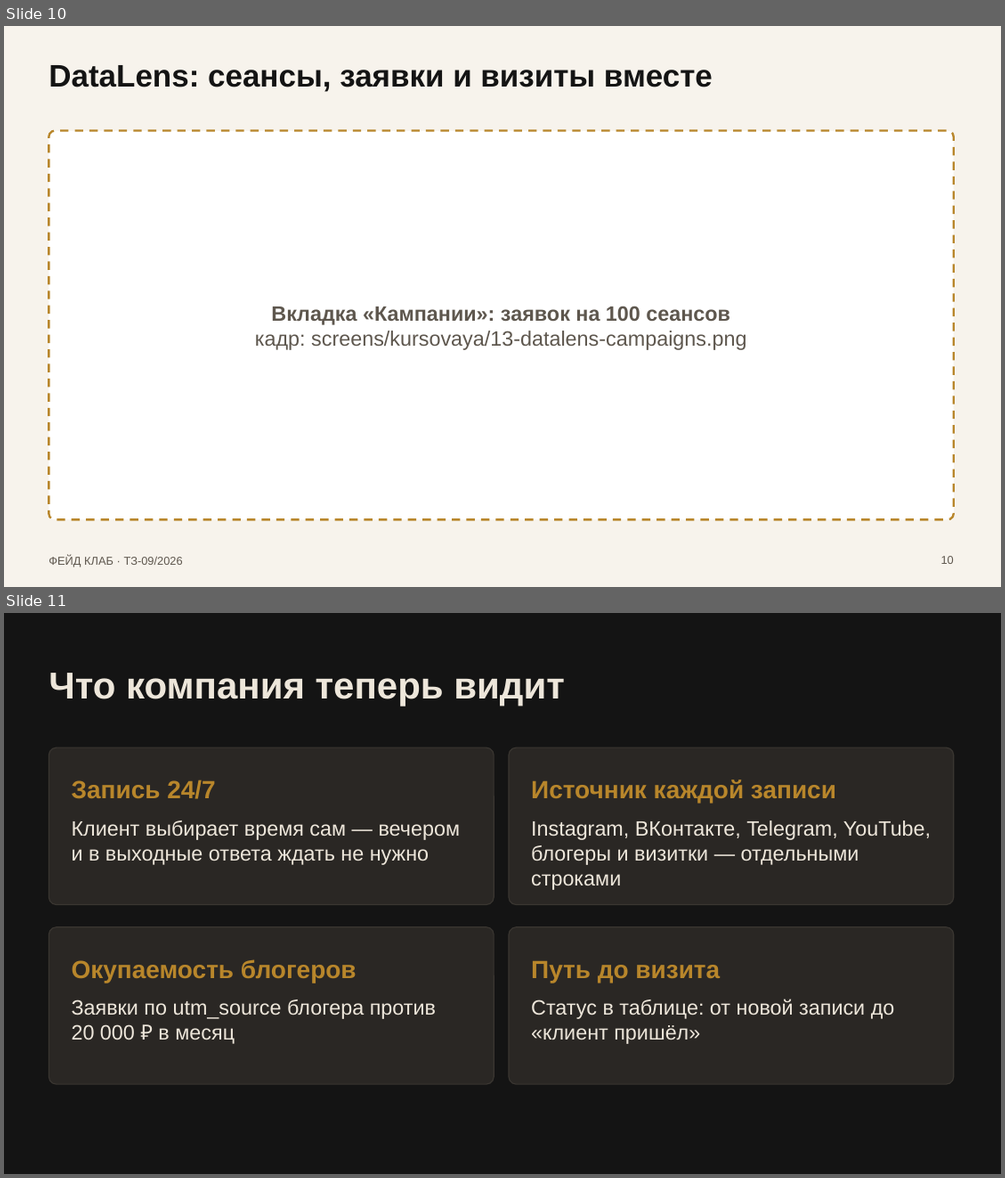
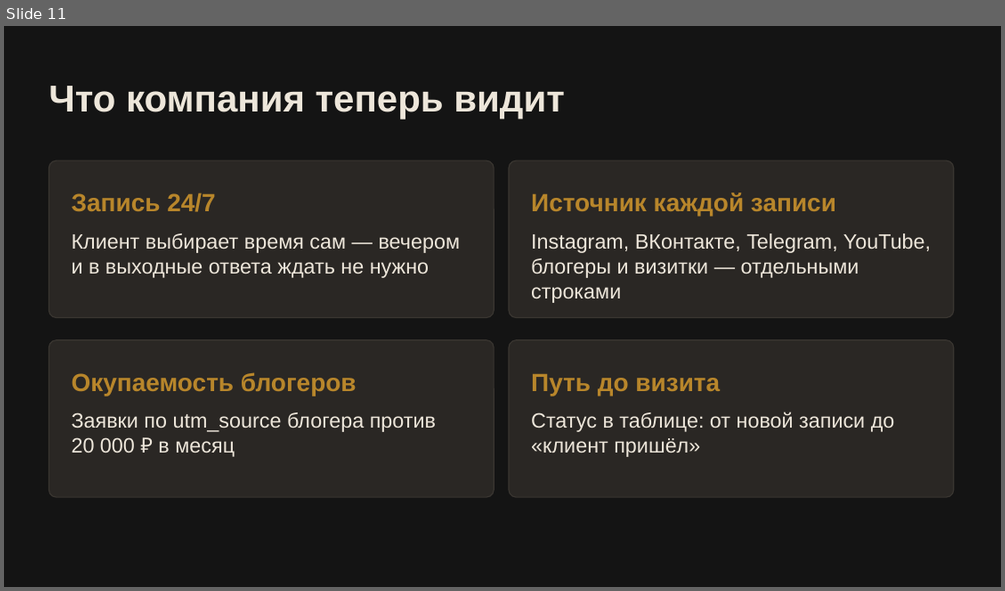
Before and after one commit to Kusttx/tz-09-barbershop-feyd-klab, a slide deck: presentation/zashchita.pptx. Shown one above the other, each under a label of ours: slides 10 and 11 before the commit, slide 11 after it. The pictures are 1005x1178 and 1005x591 pixels, drawn with LibreOffice and Linux fonts; fonts in the diff are those of the drawing. Boxes give left, top, right and bottom in pixels: in the first picture for what was removed or moved away, otherwise in the second. Text is boxed around its words. In the diff, an @@ line names an element or a change of style, - is before the commit and + after.

```diff
--- a/presentation/zashchita.pptx
+++ b/presentation/zashchita.pptx
@@ slide 10 removed at bbox=[4, 26, 1001, 587], background #F7F3EC @@
@@ text removed at bbox=[48, 65, 712, 92] @@
-DataLens: сеансы, заявки и визиты вместе
@@ rounded rectangle removed at bbox=[48, 131, 954, 520] @@
@@ text removed at bbox=[255, 305, 746, 350] @@
-Вкладка «Кампании»: заявок на 100 сеансов
-кадр: screens/kursovaya/13-datalens-campaigns.png
@@ text removed at bbox=[48, 556, 183, 567] @@
-ФЕЙД КЛАБ · ТЗ-09/2026
@@ page number removed at bbox=[941, 556, 954, 564] @@
-10
```
Also in this commit, not shown: 1 slide changed, 1 slide added, 3 other files.
